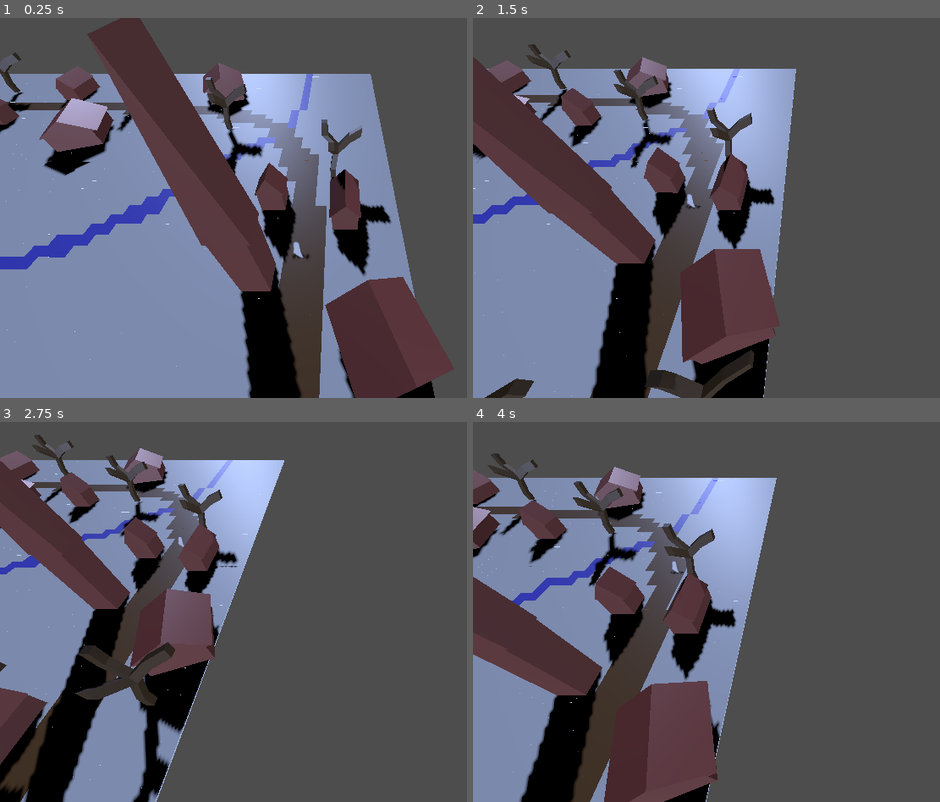
Above: before the commit, frames 1-4 (two rows, left to right).
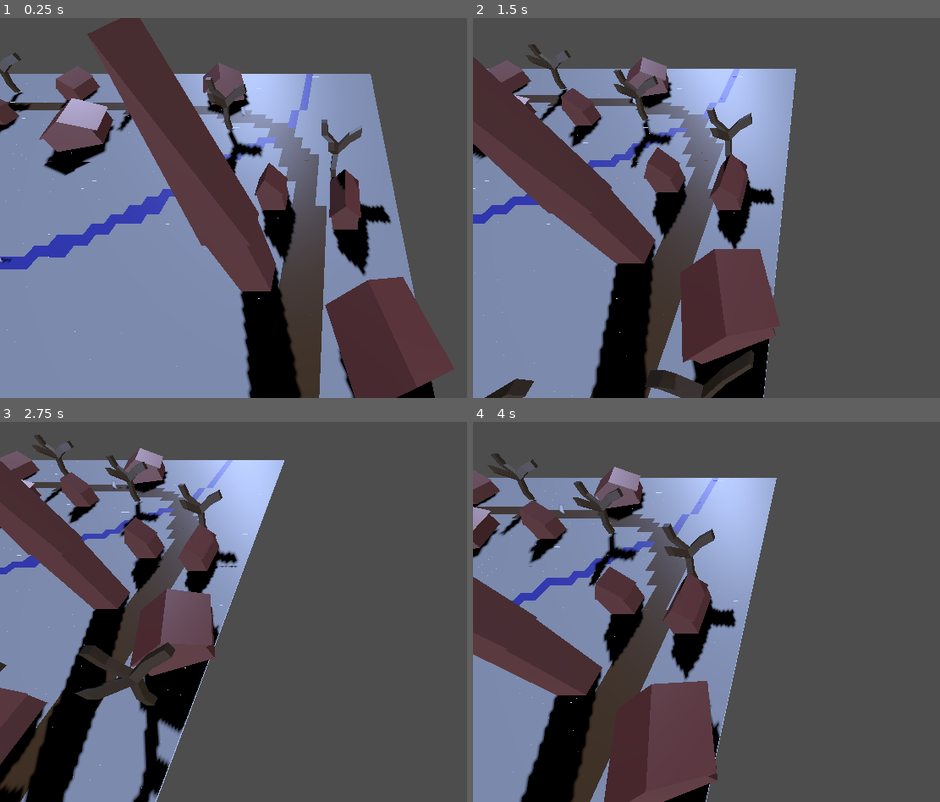
Above: after the commit, the same moments.

Repository: Ssssssaber/mara-winter-slumber
Game: Godot game, scene res://scenes/3d/environment/world.tscn
The game is run twice, just before and just after one commit, with the same random seed, the same clock (stepped at 60 frames per second) and the same inputs.
Inputs (mouse positions are in pixels of both pictures, inside the frame that each line leads up to):
- Up to frame 1 (0.25 s): no input
- Up to frame 2 (1.5 s): move the mouse to (outside the picture) at 0.52 s; hold Right (ui_right) 0.53-1.28 s; click (outside the picture) at 0.67 s; move the mouse to (673, 227) at 1.27 s; hold Down (ui_down) from 1.28 s (still down)
- Up to frame 3 (2.75 s): move the mouse to (406, 528) at 2.02 s; release Down (ui_down) at 2.03 s; hold Right (ui_right) from 2.03 s (still down)
- Up to frame 4 (4 s): move the mouse to (776, 688) at 2.77 s; release Right (ui_right) at 2.78 s; hold Up (ui_up) 2.78-3.53 s; click (776, 688) at 2.92 s; move the mouse to (outside the picture) at 3.52 s; hold Left (ui_left) from 3.53 s (still down)

The runs differ from the first frame. In frame 1, 0.1% of the frame differs, in the area x 0-67%, y 23-65%; in frame 2, less than 0.1%; in frame 3, less than 0.1%; in frame 4, less than 0.1%.

Commit message:
(update): setup scripts

Diff:
--- /dev/null
+++ b/scenes/3d/characters/Ghost.tscn
@@ -0,0 +1,7 @@
+[gd_scene load_steps=3 format=3 uid="uid://d4i5q1xmww22i"]
+
+[ext_resource type="PackedScene" uid="uid://cp1rsicixl8if" path="res://scenes/3d/characters/base/BaseCharacter.tscn" id="1_gp6pm"]
+[ext_resource type="Script" uid="uid://cpvkaqvunumpl" path="res://scripts/3d/characters/ghost/ghost_behaviour.gd" id="2_2ovv7"]
+
+[node name="Ghost" instance=ExtResource("1_gp6pm")]
+script = ExtResource("2_2ovv7")
--- /dev/null
+++ b/scenes/3d/characters/Mara.tscn
@@ -0,0 +1,22 @@
+[gd_scene load_steps=5 format=3 uid="uid://dlw7boxson22m"]
+
+[ext_resource type="PackedScene" uid="uid://cp1rsicixl8if" path="res://scenes/3d/characters/base/BaseCharacter.tscn" id="1_n58j3"]
+[ext_resource type="Texture2D" uid="uid://o0nxouyveoja" path="res://assets/3d/characters/mara/mara.png" id="2_obn03"]
+[ext_resource type="Script" uid="uid://gdvi04fooqf1" path="res://scripts/3d/characters/mara/mara_behaviour.gd" id="2_siey8"]
+
+[sub_resource type="SpriteFrames" id="SpriteFrames_sx7sv"]
+animations = [{
+"frames": [{
+"duration": 1.0,
+"texture": ExtResource("2_obn03")
+}],
+"loop": true,
+"name": &"default",
+"speed": 5.0
+}]
+
+[node name="Mara" instance=ExtResource("1_n58j3")]
+script = ExtResource("2_siey8")
+
+[node name="AnimatedSprite3D" parent="." index="1"]
+sprite_frames = SubResource("SpriteFrames_sx7sv")
--- a/scenes/3d/characters/PathFollower.tscn
+++ b/scenes/3d/characters/base/PathFollower.tscn
@@ -1,7 +1,7 @@
 [gd_scene load_steps=3 format=3 uid="uid://dgebvwr051pek"]
 
 [ext_resource type="Script" uid="uid://4sam4cl7xbnu" path="res://scripts/3d/characters/movement/path/path_follower.gd" id="1_7b23v"]
-[ext_resource type="PackedScene" uid="uid://cp1rsicixl8if" path="res://scenes/3d/characters/BaseCharacter.tscn" id="2_t7hg3"]
+[ext_resource type="PackedScene" uid="uid://cp1rsicixl8if" path="res://scenes/3d/characters/base/BaseCharacter.tscn" id="2_t7hg3"]
 
 [node name="PathFollower" type="PathFollow3D"]
 script = ExtResource("1_7b23v")
--- a/scenes/3d/characters/path_follower.tscn
+++ /dev/null
@@ -1,3 +0,0 @@
-[gd_scene format=3 uid="uid://bq75kkhxy1ekn"]
-
-[node name="PathFollower" type="Node3D"]
--- a/scenes/3d/environment/world.tscn
+++ b/scenes/3d/environment/world.tscn
@@ -1,9 +1,12 @@
-[gd_scene load_steps=6 format=3 uid="uid://dnkmmpyyb4g63"]
+[gd_scene load_steps=9 format=3 uid="uid://dnkmmpyyb4g63"]
 
-[ext_resource type="MeshLibrary" uid="uid://b31hhnku3u4ca" path="res://assets/3d/environment/models/mara_tiles.tres" id="1_4m8of"]
-[ext_resource type="PackedScene" uid="uid://dgebvwr051pek" path="res://scenes/3d/characters/PathFollower.tscn" id="3_qlnv4"]
-[ext_resource type="MeshLibrary" uid="uid://dkss215w24hy0" path="res://assets/3d/environment/models/mara_houses.tres" id="4_qlnv4"]
-[ext_resource type="Script" uid="uid://ddtglv1g3dd3x" path="res://scripts/3d/camera/cameracontroller.gd" id="6_sqiv5"]
+[ext_resource type="MeshLibrary" uid="uid://dkss215w24hy0" path="res://assets/3d/environment/models/mara_houses.tres" id="1_x6wyf"]
+[ext_resource type="MeshLibrary" uid="uid://b31hhnku3u4ca" path="res://assets/3d/environment/models/mara_tiles.tres" id="2_qnawv"]
+[ext_resource type="PackedScene" uid="uid://dgebvwr051pek" path="res://scenes/3d/characters/base/PathFollower.tscn" id="3_1im53"]
+[ext_resource type="Script" uid="uid://ddtglv1g3dd3x" path="res://scripts/3d/camera/cameracontroller.gd" id="4_xqoag"]
+[ext_resource type="Script" uid="uid://blpquasp367lp" path="res://scripts/3d/scenario/setup.gd" id="5_qnawv"]
+[ext_resource type="PackedScene" uid="uid://dlw7boxson22m" path="res://scenes/3d/characters/Mara.tscn" id="6_xqoag"]
+[ext_resource type="PackedScene" uid="uid://d4i5q1xmww22i" path="res://scenes/3d/characters/Ghost.tscn" id="7_gh3kt"]
 
 [sub_resource type="Curve3D" id="Curve3D_8rukn"]
 closed = true
@@ -39,11 +42,12 @@
 transform = Transform3D(1, 0, 0, 0, 1, 0, 0, 0, 1, 48.125, 0, 0)
 curve = SubResource("Curve3D_8rukn")
 
-[node name="PathFollower" parent="Paths/MainPath" instance=ExtResource("3_qlnv4")]
-transform = Transform3D(0.9999834, 0, -0.005771909, 0, 1, 0, 0.005771909, 0, 0.9999834, 0, 0, 0)
+[node name="PathFollower" parent="Paths/MainPath" instance=ExtResource("3_1im53")]
+transform = Transform3D(0.5747849, 0, 0.8183029, 0, 1, 0, -0.8183029, 0, 0.5747849, -16.219992, 0, -39.333084)
+progress = 47.7736
 
-[node name="PathFollower2" parent="Paths/MainPath" instance=ExtResource("3_qlnv4")]
-transform = Transform3D(-0.18070355, 0, -0.98353636, 0, 1, 0, 0.98353636, 0, -0.18070355, -38.19815, 0, 45.08873)
+[node name="PathFollower2" parent="Paths/MainPath" instance=ExtResource("3_1im53")]
+transform = Transform3D(-0.18070348, 0, -0.983536, 0, 1, 0, 0.983536, 0, -0.18070348, -38.19815, 0, 45.08873)
 progress = 242.2106
 
 [node name="CameraParent" type="Node3D" parent="."]
@@ -72,3 +76,16 @@
 transform = Transform3D(0.9950954, 0, 0.098920286, 0, 1, 0, -0.098920286, 0, 0.9950954, 0, 20, 0)
 light_color = Color(0.7058824, 0.78431374, 0.98039216, 1)
 sky_mode = 1
+
+[node name="Scripts" type="Node" parent="."]
+
+[node name="Setup" type="Node" parent="Scripts" node_paths=PackedStringArray("mara", "ghost")]
+script = ExtResource("5_qnawv")
+ghost_progress = 5.0
+mara = NodePath("../../Mara")
+ghost = NodePath("../../Ghost")
+
+[node name="Mara" parent="." instance=ExtResource("6_xqoag")]
+
+[node name="Ghost" parent="." instance=ExtResource("7_gh3kt")]
+transform = Transform3D(1, 0, 0, 0, 1, 0, 0, 0, 1, 4.9799156, 0, 0)
--- /dev/null
+++ b/scripts/3d/characters/ghost/ghost_behaviour.gd
@@ -0,0 +1,3 @@
+extends Node
+
+class_name GhostBehaviour
--- /dev/null
+++ b/scripts/3d/characters/mara/mara_behaviour.gd
@@ -0,0 +1,3 @@
+extends Node
+
+class_name MaraBehaviour
--- a/scripts/3d/characters/movement/path/path_follower.gd
+++ b/scripts/3d/characters/movement/path/path_follower.gd
@@ -2,9 +2,17 @@
 
 class_name PathFollower
 
-@onready var movement_system : MovementSystem = get_node("BaseCharacter/MovementSystem") as MovementSystem
+@onready var movement_system: MovementSystem = find_movement_system()
 
-@export var is_moving : bool = true;
+@export var is_moving: bool = true
+
+func find_movement_system() -> MovementSystem:
+	for child in get_children():
+		var ms = child.get_node_or_null("MovementSystem")
+		if ms and ms is MovementSystem:
+			return ms as MovementSystem
+	push_error("MovementSystem not found under any child of PathFollower!")
+	return null
 
 func _process(delta: float) -> void:
 	progress += movement_system.base_speed * delta
--- /dev/null
+++ b/scripts/3d/scenario/setup.gd
@@ -0,0 +1,15 @@
+extends Node
+
+@export var mara_progress : float = 0.0
+@export var ghost_progress : float = 0.0
+
+@export var mara : Node3D
+@export var ghost : Node3D
+
+func _init() -> void:
+	GameManager.OnGameManagerReady.connect(setup)
+
+func setup() -> void:
+	print("Setup game scenario")
+	# GameManager.AddEntityToPath(mara, mara_progress)
+	# GameManager.AddEntityToPath(ghost, ghost_progress);
--- a/scripts/shared/game_manager.gd
+++ b/scripts/shared/game_manager.gd
@@ -3,6 +3,12 @@
 @onready var Camera : Camera3D = get_parent().get_node("World/CameraParent/Camera3D")
 @onready var FloorGridMap : GridMap = get_parent().get_node("World/GridMaps/FloorGridMap")
 @onready var MainPath : Path3D = get_parent().get_node("World/Paths/MainPath")
+
+signal OnGameManagerReady()
+
+func _ready() -> void:
+	OnGameManagerReady.emit()
+	print("Game Manager initialized")
 
 func GetCamera() -> Camera3D:
 	return Camera
@@ -12,3 +18,28 @@
 
 func GetFloorGridMap() -> GridMap:
 	return FloorGridMap
+
+func AddEntityToPath(entity: Node3D, initial_progress: float = 0.0) -> PathFollow3D:
+	if MainPath == null:
+		push_error("MainPath was not initialized!")
+		return null
+
+	var path_follower = PathFollow3D.new()
+
+	var script = load("res://scripts/3d/characters/movement/path/path_follower.gd")
+	if script:
+		path_follower.set_script(script)
+	else:
+		push_error("Failed to load PathFollower script!")
+		return null
+
+
+	path_follower.add_child(entity)
+	path_follower.progress = initial_progress
+
+	MainPath.add_child(path_follower)
+	# # Optional: Ensure the path_follower is ready (forces initialization if needed)
+	# path_follower.call_deferred("set_process", true)
+
+	print("Added entity '" + entity.name + "' to path at progress: ", initial_progress)
+	return path_follower
Renamed: scenes/3d/characters/BaseCharacter.tscn -> scenes/3d/characters/base/BaseCharacter.tscn
Not shown: 3 places in scenes/3d/environment/world.tscn that only renumber resources
Not shown, added: scripts/3d/characters/ghost/ghost_behaviour.gd.uid
Not shown, added: scripts/3d/characters/mara/mara_behaviour.gd.uid
Not shown, added: scripts/3d/scenario/setup.gd.uid
